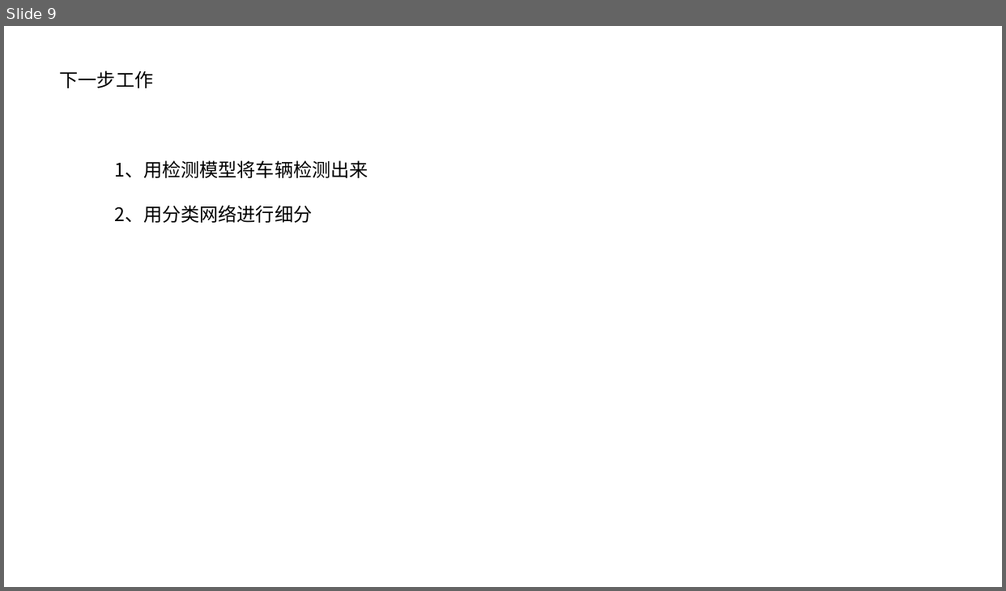
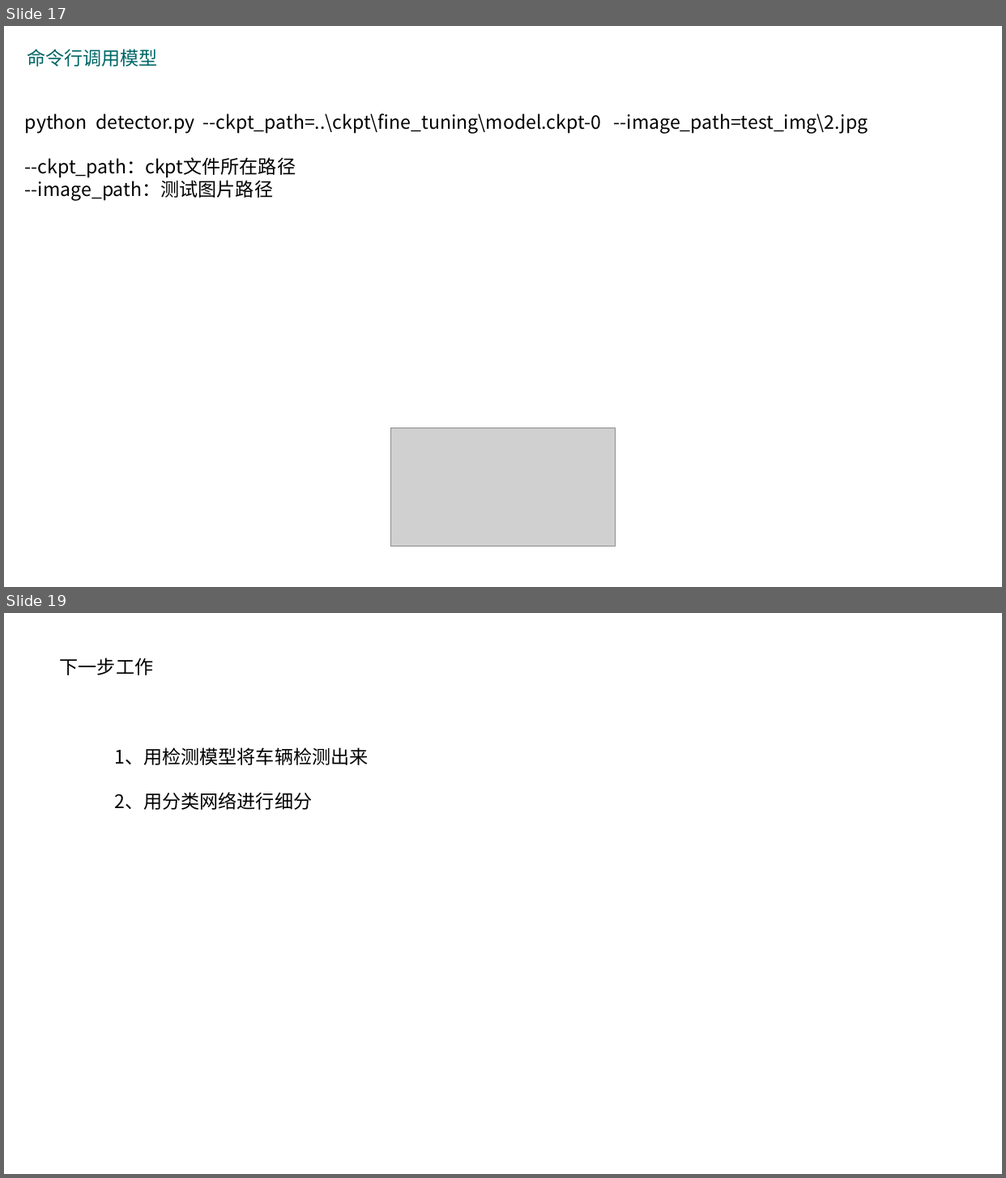
Before and after one commit to 1274085042/VehicleDetection, a slide deck: example/车辆检测.pptx. Shown one above the other, each under a label of ours: slide 9 before the commit, slides 17 and 19 after it; the slides between them are not shown. The pictures are 1006x591 and 1006x1178 pixels, drawn with LibreOffice and Linux fonts; fonts in the diff are those of the drawing; grey boxes stand for pictures. Boxes give left, top, right and bottom in pixels: in the first picture for what was removed or moved away, otherwise in the second. Text is boxed around its words. In the diff, an @@ line names an element or a change of style, - is before the commit and + after.

```diff
--- a/example/车辆检测.pptx
+++ b/example/车辆检测.pptx
@@ slide 17 added at [4, 26, 1002, 587], background #FFFFFF @@
@@ text added at [27, 49, 158, 66], 18 pt, text #006666 @@
+命令行调用模型
@@ text added at [25, 113, 868, 200], 18 pt, text #000000 @@
+python detector.py --ckpt_path=..\ckpt\fine_tuning\model.ckpt-0 --image_path=test_img\2.jpg
+--ckpt_path：ckpt文件所在路径
+--image_path：测试图片路径
@@ picture added at [390, 428, 615, 546] @@
@@ what was slide 9 is now slide 19 @@
```
Also in this commit, not shown: 3 slides changed, 13 other slides added, 4 slides removed, 36 other files.
